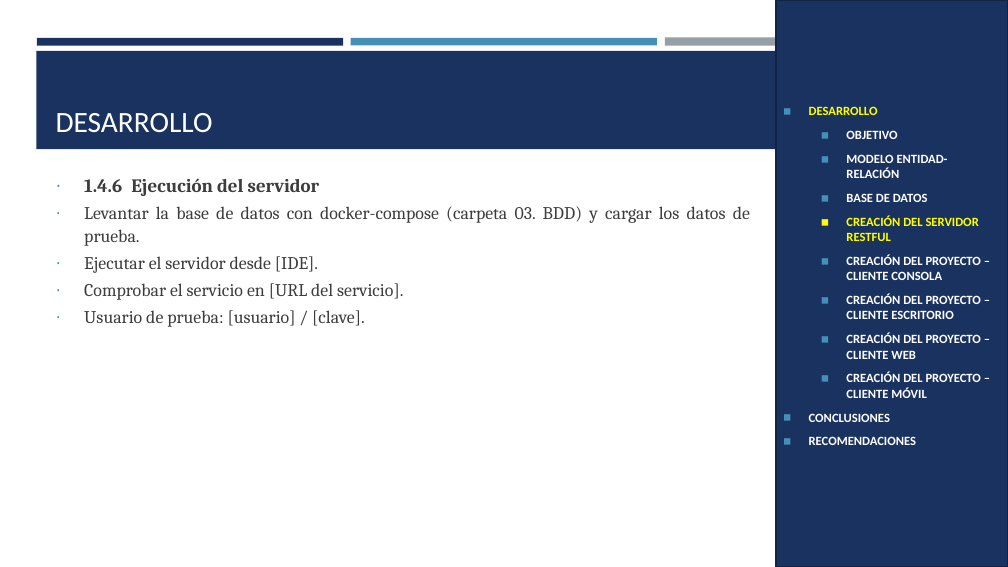
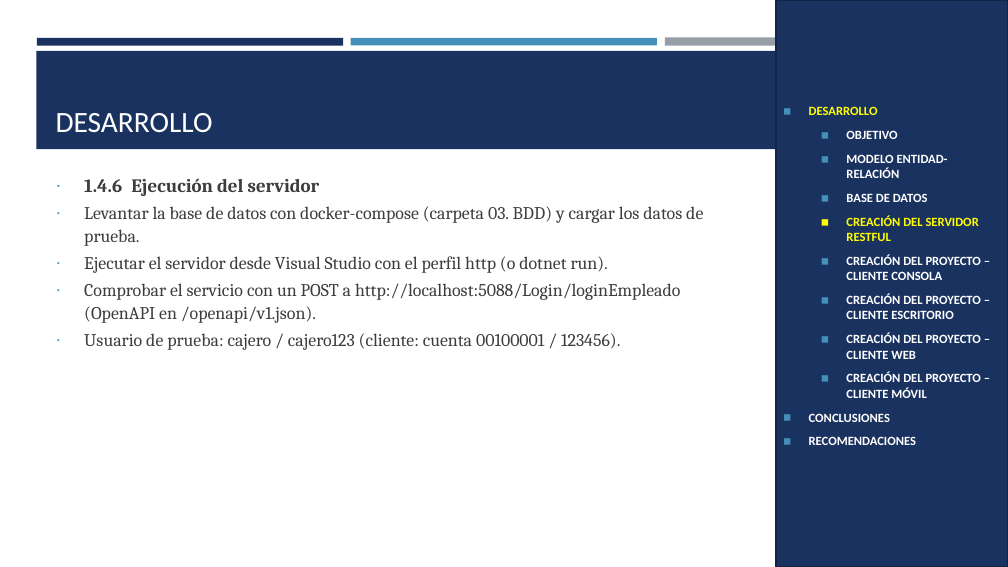
Before and after one commit to IMarcusDev/TI.1.4.-PAO202651_RESTFUL_DOTNET_CONBDD_NRC36883_GR04, a slide deck: slide 12 of 05. DOCUMENTACION/PRESENTACION TI.1.4. RESTFUL con BDD en DOTNET GR4.pptx. Drawn at 1008x567 pixels with LibreOffice and Linux fonts; fonts in the diff are those of the drawing. Boxes give left, top, right and bottom in pixels: in the first picture for what was removed or moved away, otherwise in the second. Text is boxed around its words. In the diff, an @@ line names an element or a change of style, - is before the commit and + after.

```diff
--- a/05. DOCUMENTACION/PRESENTACION TI.1.4. RESTFUL con BDD en DOTNET GR4.pptx
+++ b/05. DOCUMENTACION/PRESENTACION TI.1.4. RESTFUL con BDD en DOTNET GR4.pptx
@@ text at (84,206,703,246): alignment justified to left @@
@@ text at (84,256,680,350): text changed @@
-∙ Ejecutar el servidor desde [IDE].
-∙ Comprobar el servicio en [URL del servicio].
-∙ Usuario de prueba: [usuario] / [clave].
+∙ Ejecutar el servidor desde Visual Studio con el perfil http (o dotnet run).
+∙ Comprobar el servicio con un POST a http://localhost:5088/Login/loginEmpleado (OpenAPI en /openapi/v1.json).
+∙ Usuario de prueba: cajero / cajero123 (cliente: cuenta 00100001 / 123456).
```
Also in this commit, not shown: 19 other slides changed, 4 slides added.
